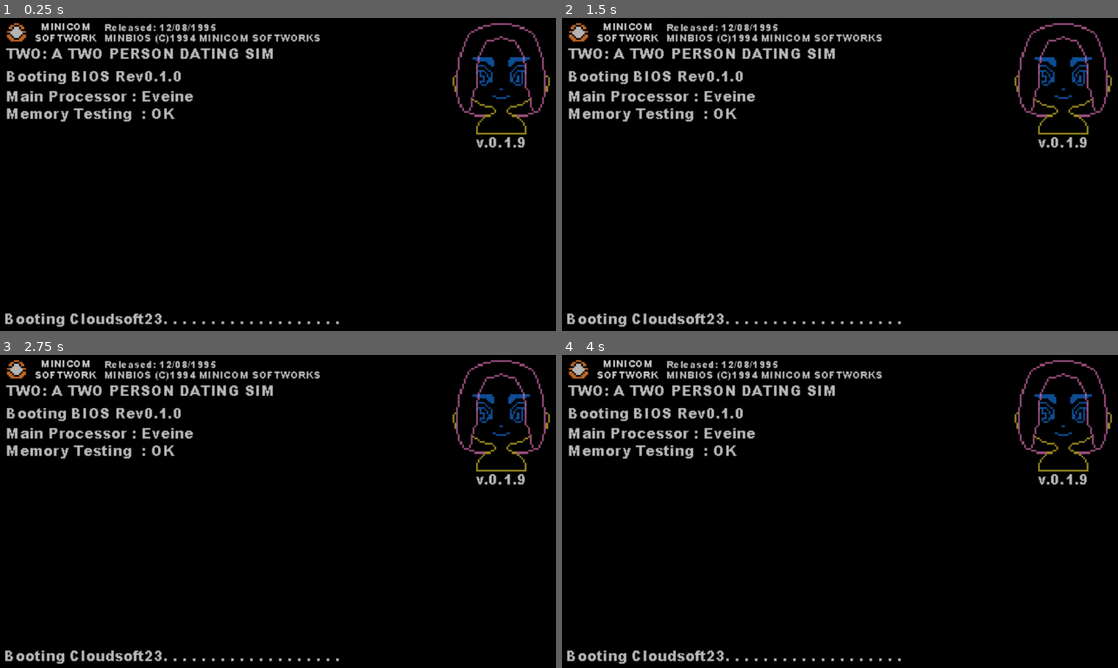
Above: before the commit, frames 1-4 (two rows, left to right).
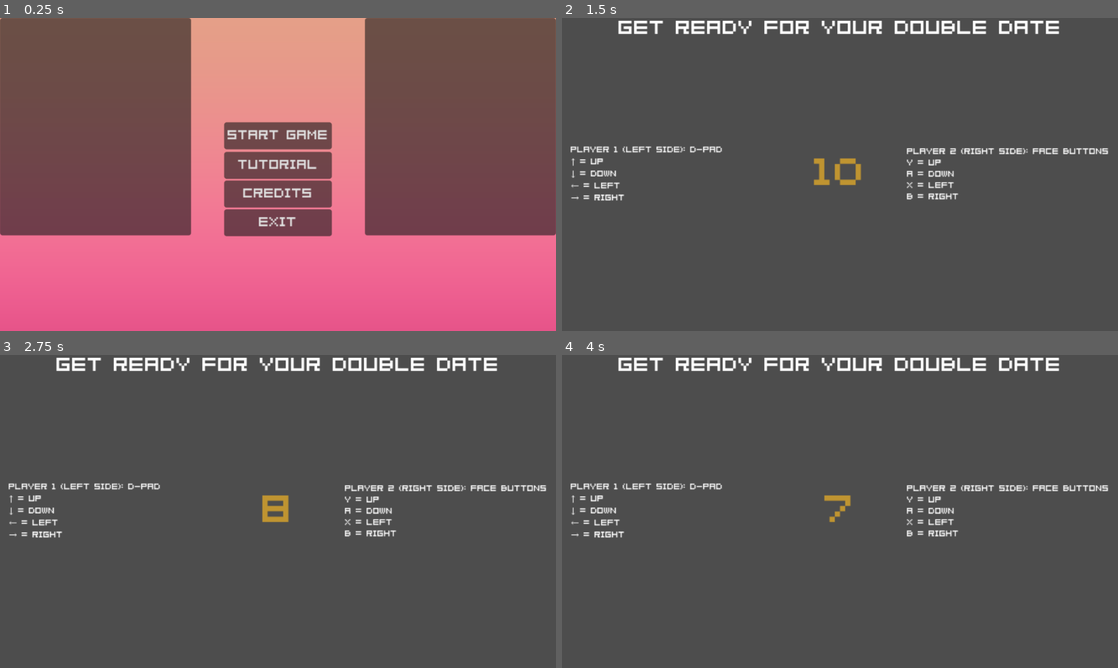
Above: after the commit, the same moments.

Repository: EmpexOri/DoubleDateJerma
Game: Godot game, scene res://Scenes/MainMenu.tscn
The game is run twice, just before and just after one commit, with the same random seed, the same clock (stepped at 60 frames per second) and the same inputs. Before the commit the project starts from res://Scenes/Opening.tscn.
Inputs (mouse positions are in pixels of both pictures, inside the frame that each line leads up to):
- Up to frame 1 (0.25 s): no input
- Up to frame 2 (1.5 s): click (840, 136) at 0.5 s, where only the run after the commit has a clickable "Start Game"; tap Enter at 1.25 s; tap S (PlayerDPad_A) at 1.35 s
- Up to frame 3 (2.75 s): tap Space at 2 s; tap D (PlayerDPad_B) at 2.1 s
- Up to frame 4 (4 s): tap Enter at 2.75 s; tap A (PlayerDPad_X) at 2.85 s; tap Space at 3.5 s; tap W (PlayerDPad_Y) at 3.6 s

The runs differ from the first frame. In frame 1, 100% of the frame differs, in the area x 0-100%, y 0-100%; in frame 2, 99%; in frame 3, 99%; in frame 4, 99%.

Commit message:
Minor updates for balance

Diff:
--- a/Scenes/MainMenu.tscn
+++ b/Scenes/MainMenu.tscn
@@ -3,7 +3,7 @@
 [ext_resource type="Script" uid="uid://maig4fohrflj" path="res://Scripts/MainMenu.gd" id="1_8saeu"]
 [ext_resource type="FontFile" uid="uid://82qj0rpumxrm" path="res://Art/04B_08__.TTF" id="2_853f1"]
 [ext_resource type="Texture2D" uid="uid://bdm23u8e7dcoq" path="res://Art/HomeScreenGradient.png" id="3_8saeu"]
-[ext_resource type="AudioStream" uid="uid://cj5fnyt22qjy" path="res://SFX/OST/shrimp quartet - justan oval.mp3" id="4_ghw46"]
+[ext_resource type="AudioStream" uid="uid://b5ms4uf6womaq" path="res://SFX/OST/Mesmerizer.mp3" id="4_ghw46"]
 
 [node name="MainMenu" type="Node2D"]
 
--- a/project.godot
+++ b/project.godot
@@ -11,7 +11,7 @@
 [application]
 
 config/name="DoubleDateJerma"
-run/main_scene="uid://dujma8llobgjr"
+run/main_scene="uid://c23g57q8jgjsd"
 config/features=PackedStringArray("4.4", "Forward Plus")
 config/icon="res://icon.svg"
 
@@ -32,25 +32,25 @@
 [input]
 
 PlayerDPad_A={
-"deadzone": 0.2,
+"deadzone": 1.0,
 "events": [Object(InputEventJoypadButton,"resource_local_to_scene":false,"resource_name":"","device":-1,"button_index":12,"pressure":0.0,"pressed":false,"script":null)
 , Object(InputEventKey,"resource_local_to_scene":false,"resource_name":"","device":-1,"window_id":0,"alt_pressed":false …(183 unchanged characters)…
 ]
 }
 PlayerDPad_B={
-"deadzone": 0.2,
+"deadzone": 1.0,
 "events": [Object(InputEventJoypadButton,"resource_local_to_scene":false,"resource_name":"","device":-1,"button_index":14,"pressure":0.0,"pressed":false,"script":null)
 , Object(InputEventKey,"resource_local_to_scene":false,"resource_name":"","device":-1,"window_id":0,"alt_pressed":false …(183 unchanged characters)…
 ]
 }
 PlayerDPad_Y={
-"deadzone": 0.2,
+"deadzone": 1.0,
 "events": [Object(InputEventJoypadButton,"resource_local_to_scene":false,"resource_name":"","device":-1,"button_index":11,"pressure":0.0,"pressed":false,"script":null)
 , Object(InputEventKey,"resource_local_to_scene":false,"resource_name":"","device":-1,"window_id":0,"alt_pressed":false …(183 unchanged characters)…
 ]
 }
 PlayerDPad_X={
-"deadzone": 0.2,
+"deadzone": 1.0,
 "events": [Object(InputEventJoypadButton,"resource_local_to_scene":false,"resource_name":"","device":-1,"button_index":13,"pressure":0.0,"pressed":false,"script":null)
 , Object(InputEventKey,"resource_local_to_scene":false,"resource_name":"","device":-1,"window_id":0,"alt_pressed":false …(182 unchanged characters)…
 ]
Not shown, added: SFX/OST/Mesmerizer.mp3.import
Not shown, added: SFX/OST/Mesmerizer.mp3
